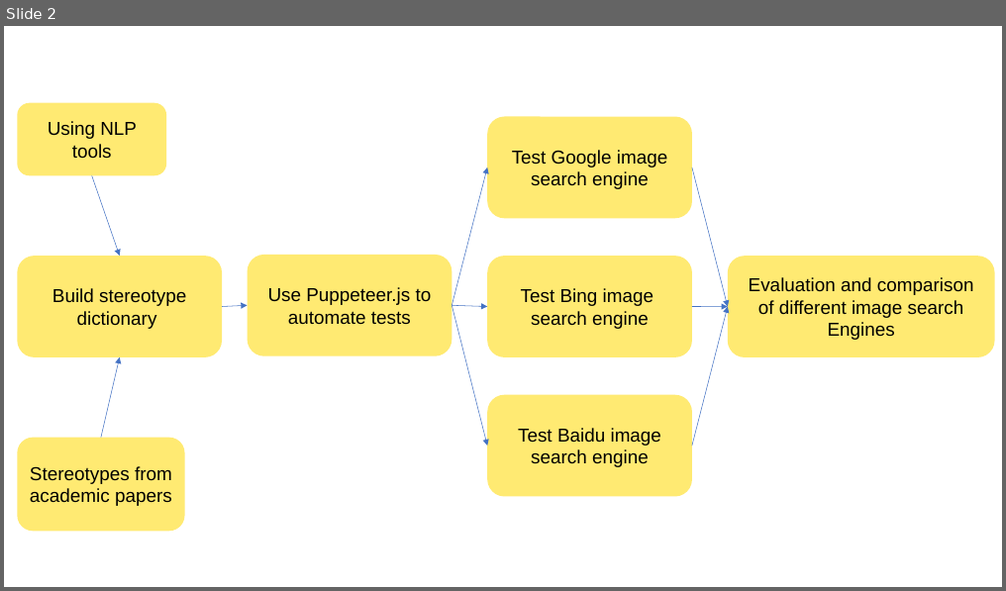
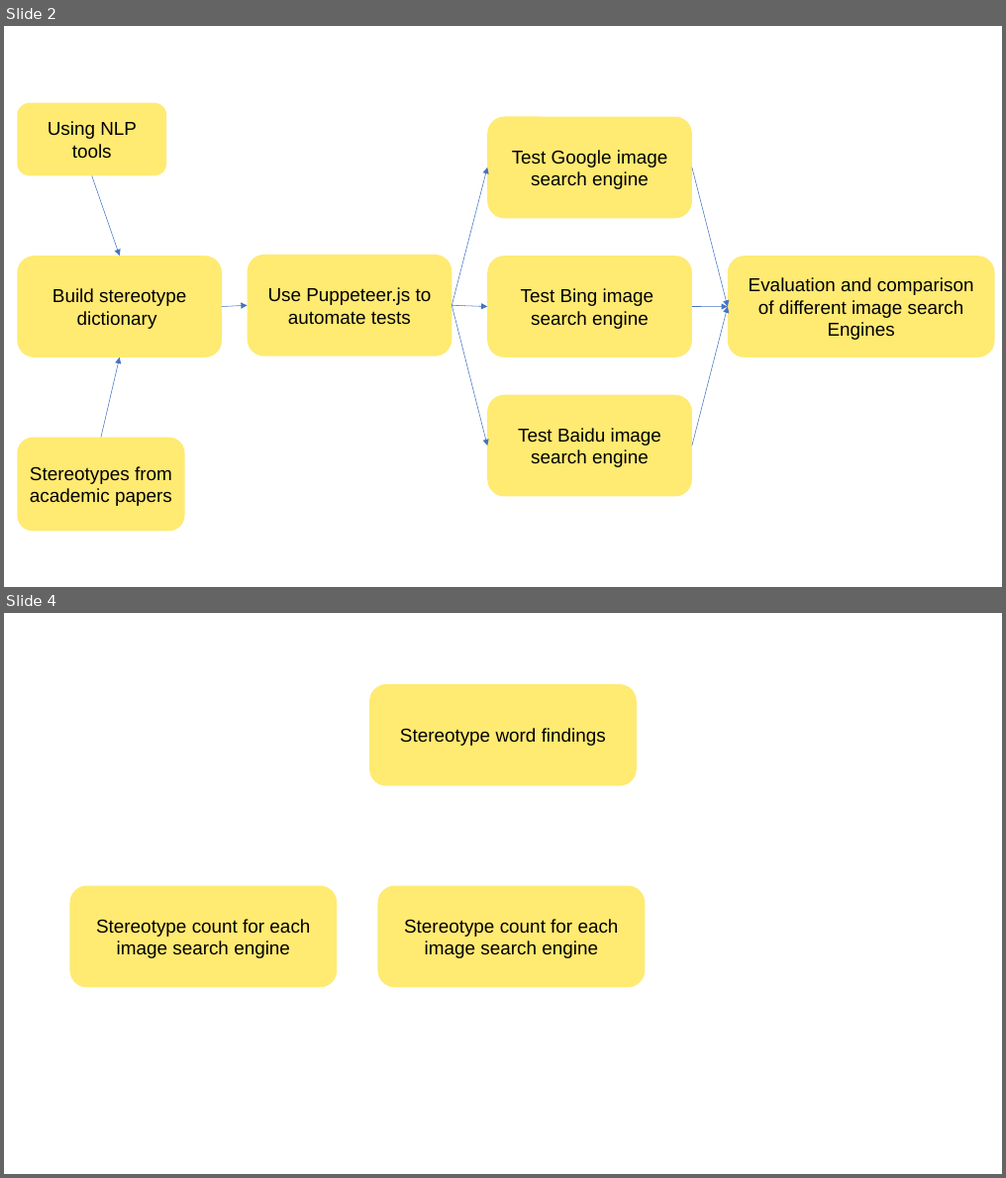
Before and after one commit to lanasta/StereotypicalSuggestions, a slide deck: Prototype graph.pptx. Shown one above the other, each under a label of ours: slide 2 before the commit, slides 2 and 4 after it; the slides between them are not shown. The pictures are 1006x591 and 1006x1178 pixels, drawn with LibreOffice and Linux fonts; fonts in the diff are those of the drawing. Boxes give left, top, right and bottom in pixels: in the first picture for what was removed or moved away, otherwise in the second. Text is boxed around its words. In the diff, an @@ line names an element or a change of style, - is before the commit and + after.

```diff
--- a/Prototype graph.pptx
+++ b/Prototype graph.pptx
@@ slide 4 added at box(4, 613, 1002, 1174), background #FFFFFF @@
@@ rounded rectangle added at box(369, 684, 637, 786), fill #FFEA72, 18 pt, text #000000 @@
+Stereotype word findings
@@ rounded rectangle added at box(70, 885, 338, 987), fill #FFEA72, 18 pt, text #000000 @@
+Stereotype count for each image search engine
@@ rounded rectangle added at box(377, 885, 645, 987), fill #FFEA72, 18 pt, text #000000 @@
+Stereotype count for each image search engine
```
Also in this commit, not shown: 1 slide changed, 1 other file.
